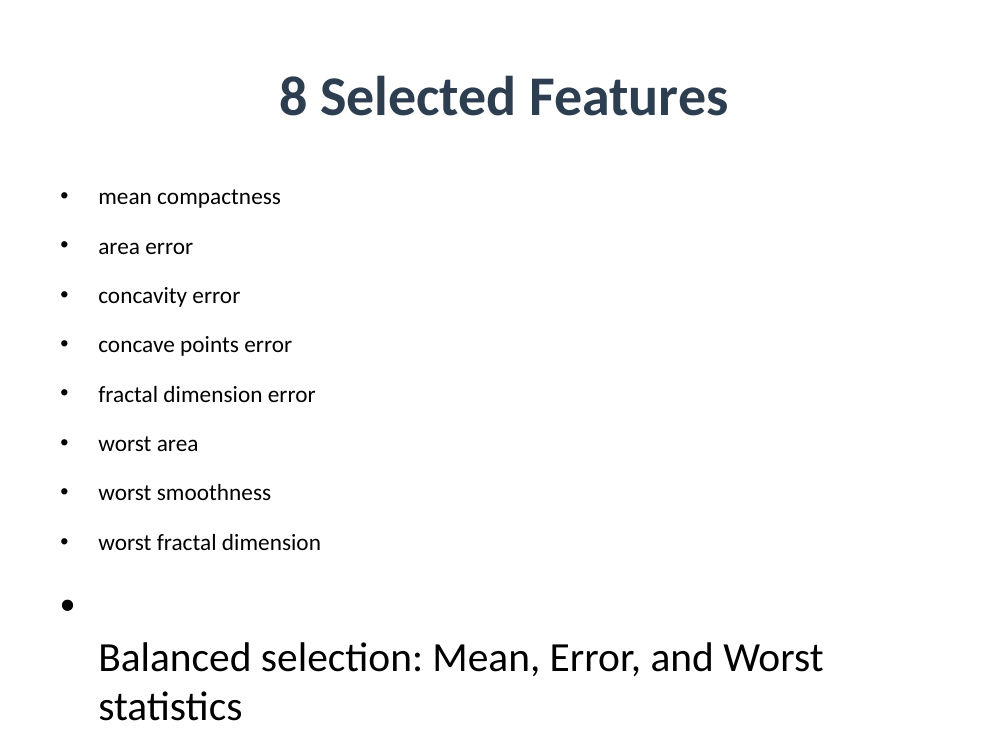
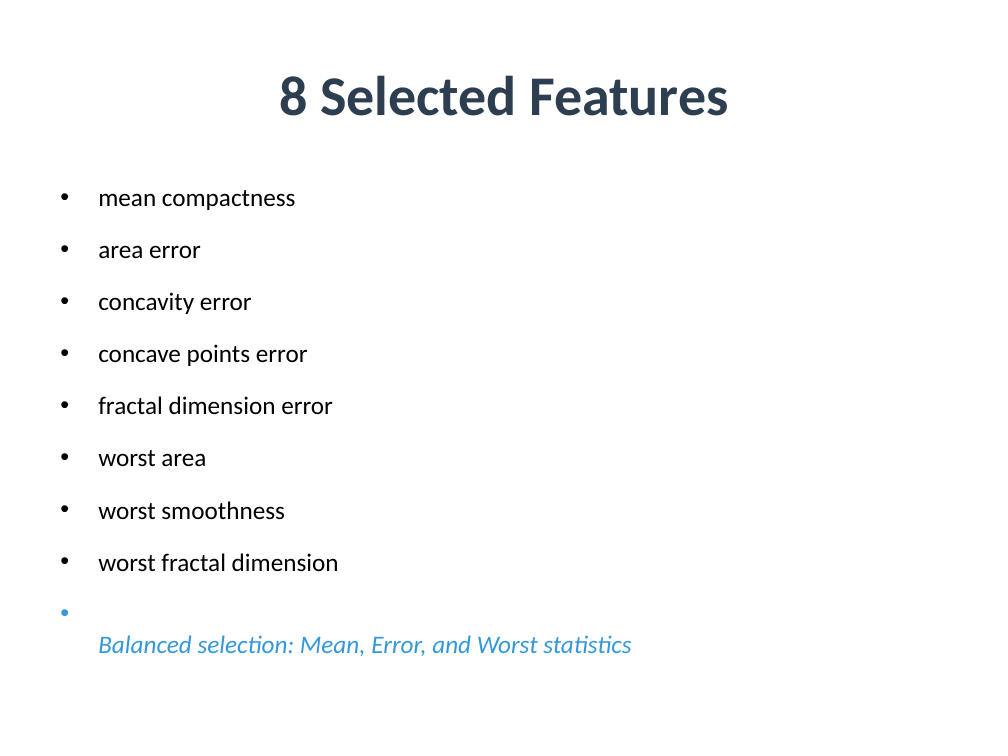
Before and after one commit to amine-dubs/dio-optimization, a slide deck: slide 10 of Presentation/DIO_Research_Presentation.pptx. Drawn at 1008x756 pixels with LibreOffice and Linux fonts; fonts in the diff are those of the drawing. Boxes give left, top, right and bottom in pixels: in the first picture for what was removed or moved away, otherwise in the second. Text is boxed around its words. In the diff, an @@ line names an element or a change of style, - is before the commit and + after.

Commit message:
Add optimization overfitting analysis to report and presentation
- Updated report.tex with new section explaining why DIO-optimized hyperparameters performed worse than defaults
- Identified root cause: single-split optimization (random_state=42) led to meta-overfitting
- Key insight: Feature selection (73% reduction) was the real contribution, NOT hyperparameter tuning
- Updated presentation slides to reflect this critical finding
- Moved CV recommendation to #1 priority in future work
- Enhanced limitations section with detailed explanation of optimization overfitting
- This is scientifically valuable finding - demonstrates importance of CV during optimization

```diff
--- a/Presentation/DIO_Research_Presentation.pptx
+++ b/Presentation/DIO_Research_Presentation.pptx
@@ text "mean compactness" at (98, 190, 631, 656): size 16.6 to 18 pt in "mean compactness", "area error", "concavity error", "concave points error" and 4 more places; size 29.6 to 18 pt, text colour #000000 to #3498DB, italic on in "Balanced selection: Mean, Error, and Worst statistics"; less space between paragraphs @@
```
Also in this commit, not shown: 8 other slides changed, 1 slide added, 1 slide removed, 3 other files.
